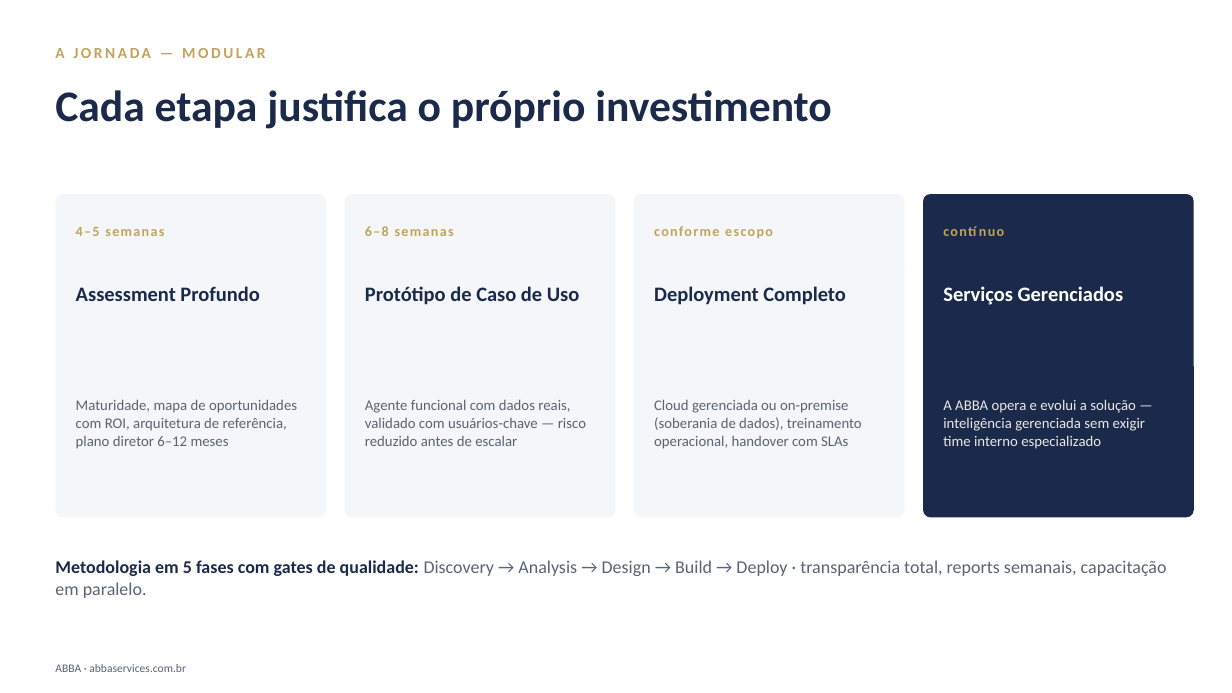
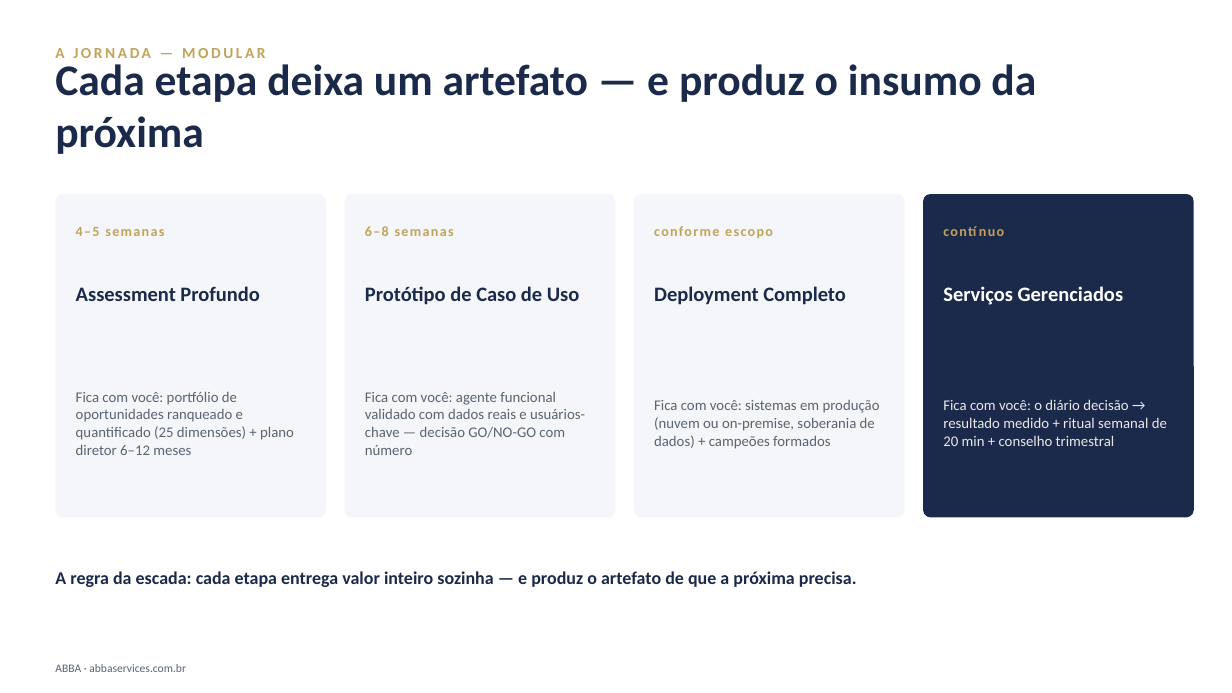
Before and after one commit to DanielMoraesCoca/abba-ops, a slide deck: slide 7 of 08-materiais/modelos/abba-deck-institucional.pptx. Drawn at 1232x693 pixels with LibreOffice and Linux fonts; fonts in the diff are those of the drawing. Boxes give left, top, right and bottom in pixels: in the first picture for what was removed or moved away, otherwise in the second. Text is boxed around its words. In the diff, an @@ line names an element or a change of style, - is before the commit and + after.

```diff
--- a/08-materiais/modelos/abba-deck-institucional.pptx
+++ b/08-materiais/modelos/abba-deck-institucional.pptx
@@ text at box(55, 64, 1036, 154): text changed @@
-Cada etapa justifica o próprio investimento
+Cada etapa deixa um artefato — e produz o insumo da próxima
@@ text at box(76, 391, 294, 455): text changed @@
-Maturidade, mapa de oportunidades com ROI, arquitetura de referência, plano diretor 6–12 meses
+Fica com você: portfólio de oportunidades ranqueado e quantificado (25 dimensões) + plano diretor 6–12 meses
@@ text at box(365, 392, 585, 455): text changed @@
-Agente funcional com dados reais, validado com usuários-chave — risco reduzido antes de escalar
+Fica com você: agente funcional validado com dados reais e usuários-chave — decisão GO/NO-GO com número
@@ text at box(654, 400, 880, 449): text changed @@
-Cloud gerenciada ou on-premise (soberania de dados), treinamento operacional, handover com SLAs
+Fica com você: sistemas em produção (nuvem ou on-premise, soberania de dados) + campeões formados
@@ text at box(943, 399, 1167, 446): text changed @@
-A ABBA opera e evolui a solução — inteligência gerenciada sem exigir time interno especializado
+Fica com você: o diário decisão → resultado medido + ritual semanal de 20 min + conselho trimestral
@@ text at box(55, 571, 857, 587): text changed; text colour #5A6472 to #1B2A4A; bold on @@
-Metodologia em 5 fases com gates de qualidade: Discovery → Analysis → Design → Build → Deploy · transparência total, reports semanais, capacitação em paralelo.
+A regra da escada: cada etapa entrega valor inteiro sozinha — e produz o artefato de que a próxima precisa.
```
Also in this commit, not shown: 5 other slides changed, 1 slide added, 4 other files.
